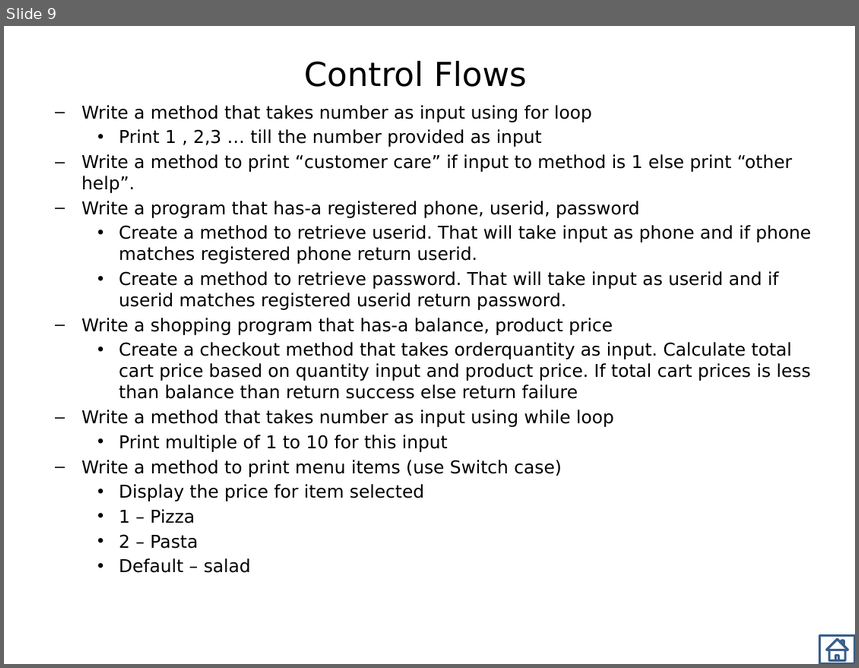
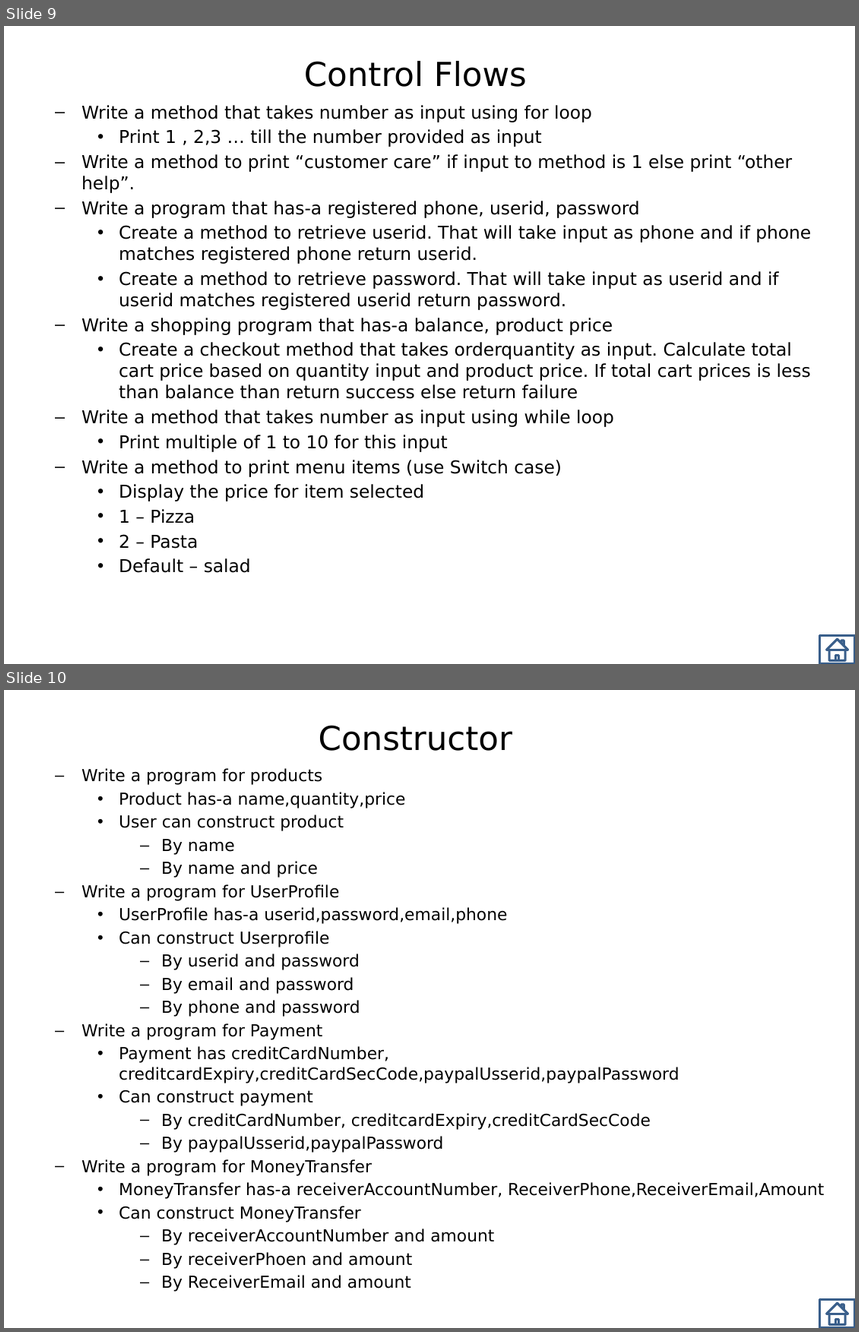
Before and after one commit to thinkcodegravity/dec24java, a slide deck: Assignments.pptx. Shown one above the other, each under a label of ours: slide 9 before the commit, slides 9 and 10 after it. The pictures are 859x668 and 859x1332 pixels, drawn with LibreOffice and Linux fonts; fonts in the diff are those of the drawing. Boxes give left, top, right and bottom in pixels: in the first picture for what was removed or moved away, otherwise in the second. Text is boxed around its words. In the diff, an @@ line names an element or a change of style, - is before the commit and + after.

```diff
--- a/Assignments.pptx
+++ b/Assignments.pptx
@@ slide 10 added at <box>4,690,855,1328</box>, background #FFFFFF @@
@@ title added at <box>319,725,512,751</box>, 28 pt, text #000000 @@
+Constructor
@@ text added at <box>82,768,824,1292</box>, 14 pt, text #000000 @@
+  – Write a program for products
+    • Product has-a name,quantity,price
+    • User can construct product
+      – By name
+      – By name and price
+  – Write a program for UserProfile
+    • UserProfile has-a userid,password,email,phone
+    • Can construct Userprofile
+      – By userid and password
+      – By email and password
+      – By phone and password
+  – Write a program for Payment
+    • Payment has creditCardNumber, creditcardExpiry,creditCardSecCode,paypalUsserid,paypalPassword
+    • Can construct payment
+      – By creditCardNumber, creditcardExpiry,creditCardSecCode
+      – By paypalUsserid,paypalPassword
+  – Write a program for MoneyTransfer
+    • MoneyTransfer has-a receiverAccountNumber, ReceiverPhone,ReceiverEmail,Amount
+    • Can construct MoneyTransfer
+      – By receiverAccountNumber and amount
+      – By receiverPhoen and amount
+      – By ReceiverEmail and amount
@@ action button home added at <box>819,1300,855,1328</box>, outline #3A5F8C 2 pt @@
```
Also in this commit, not shown: 18 other files.
